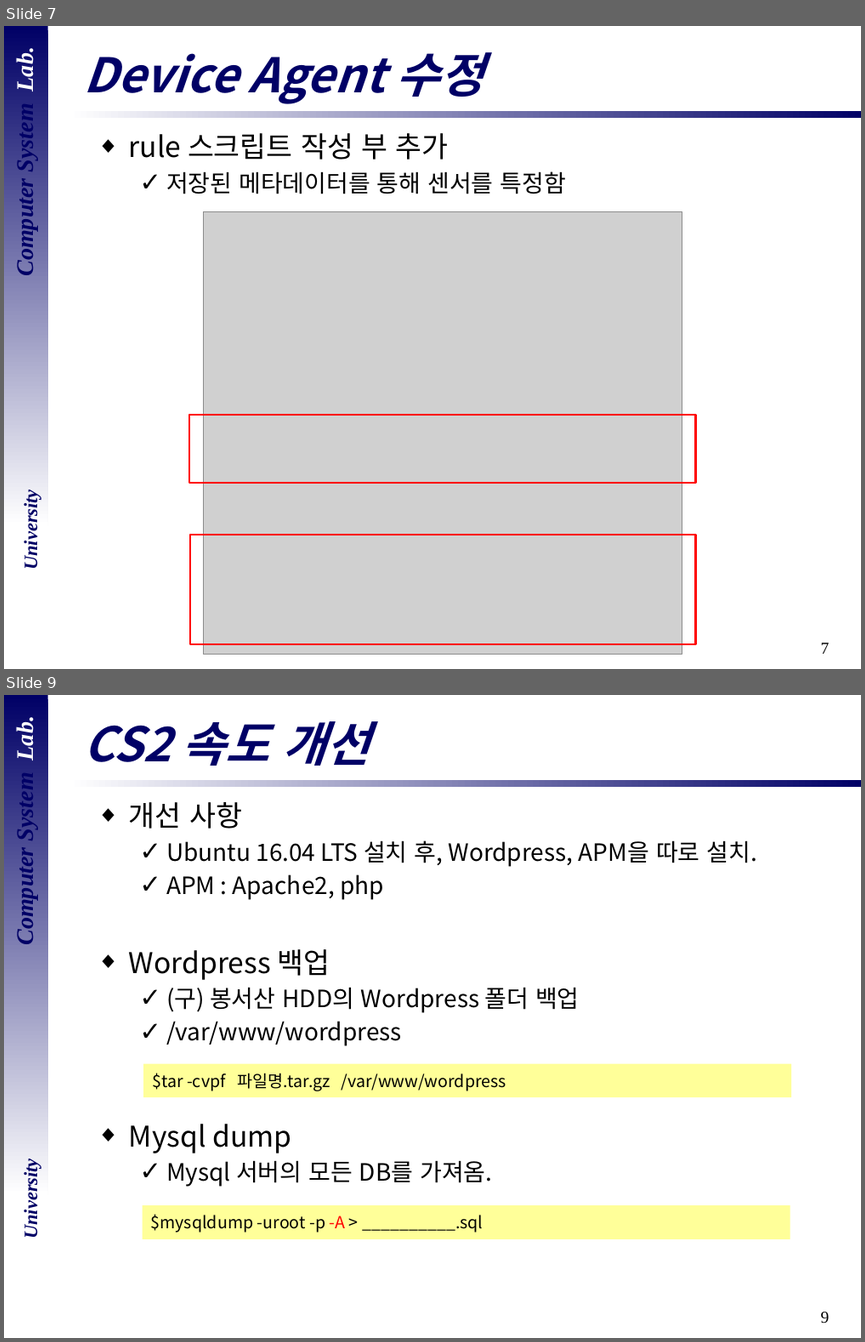
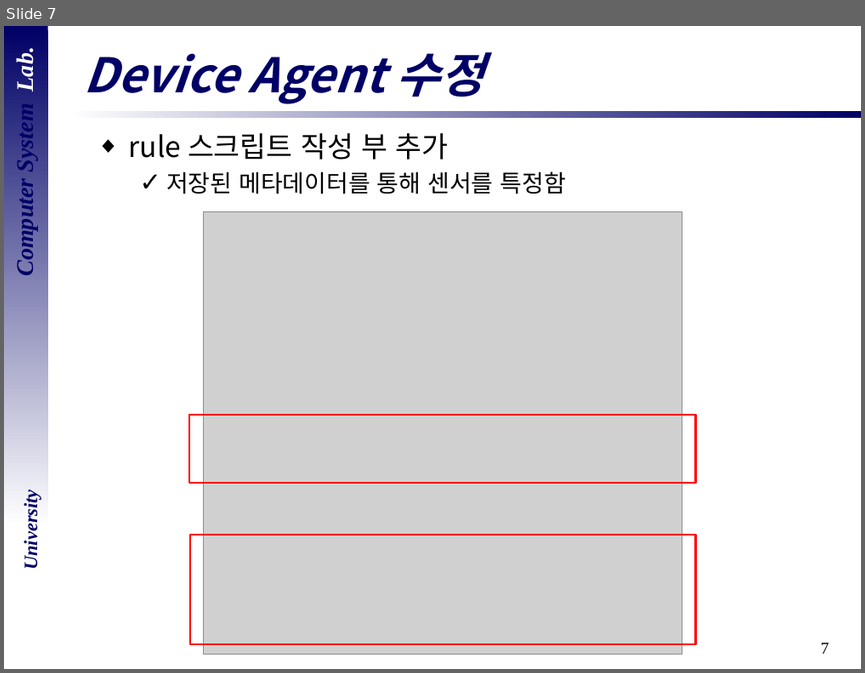
Before and after one commit to vkak006/CSLAB, a slide deck: 세미나 자료모음/2018년도/18.08.28 전체 구성도_산학연 과제.pptx. Shown one above the other, each under a label of ours: slides 7 and 9 before the commit, slide 7 after it; the slides between them are not shown. The pictures are 865x1342 and 865x673 pixels, drawn with LibreOffice and Linux fonts; fonts in the diff are those of the drawing; grey boxes stand for pictures; background and template pictures are left out. Boxes give left, top, right and bottom in pixels: in the first picture for what was removed or moved away, otherwise in the second. Text is boxed around its words. In the diff, an @@ line names an element or a change of style, - is before the commit and + after.

```diff
--- a/세미나 자료모음/2018년도/18.08.28 전체 구성도_산학연 과제.pptx
+++ b/세미나 자료모음/2018년도/18.08.28 전체 구성도_산학연 과제.pptx
@@ slide 9 removed at [4, 695, 861, 1338], background #FFFFFF; not listed: 5 template elements that a slide beside it also shows @@
@@ title removed at [83, 721, 370, 766] @@
-CS2 속도 개선
@@ text removed at [129, 802, 757, 1186] @@
-◆ 개선 사항
-  ✓ Ubuntu 16.04 LTS 설치 후, Wordpress, APM을 따로 설치.
-  ✓ APM : Apache2, php
-◆ Wordpress 백업
-  ✓ (구) 봉서산 HDD의 Wordpress 폴더 백업
-  ✓ /var/www/wordpress
-◆ Mysql dump
-  ✓ Mysql 서버의 모든 DB를 가져옴.
@@ rectangle removed at [143, 1063, 791, 1097] @@
-$tar -cvpf 파일명.tar.gz /var/www/wordpress
@@ rectangle removed at [142, 1205, 789, 1238] @@
-$mysqldump -uroot -p -A > __________.sql
```
Also in this commit, not shown: 1 slide changed, 9 other slides removed, 29 other files.
